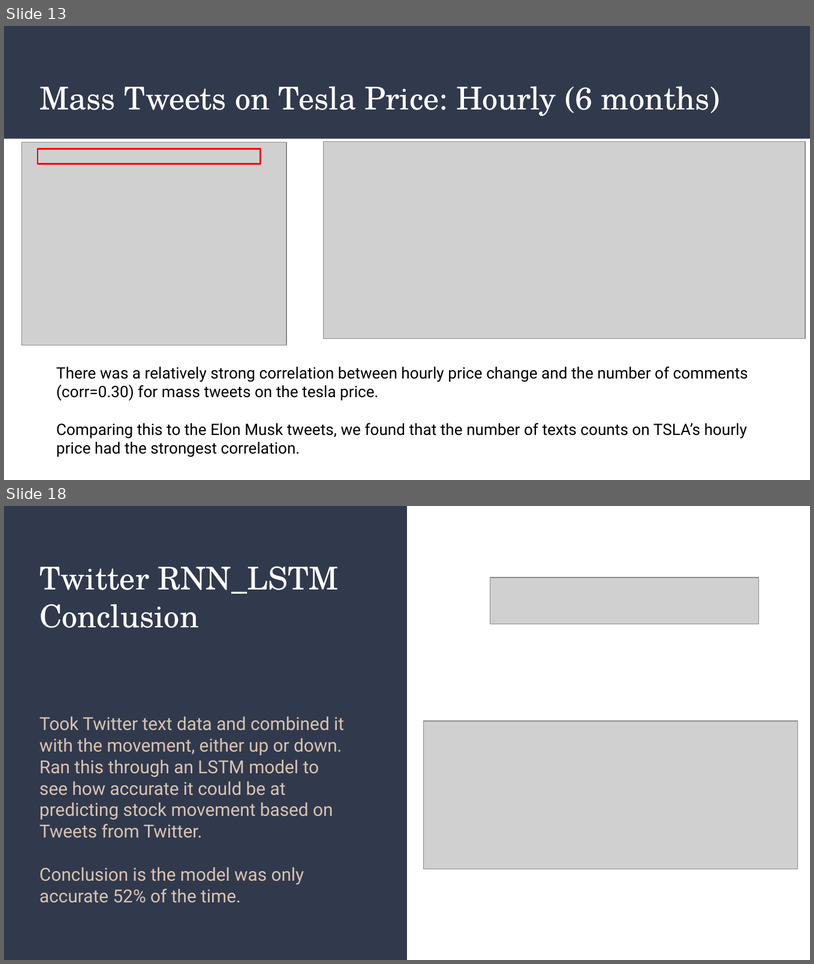
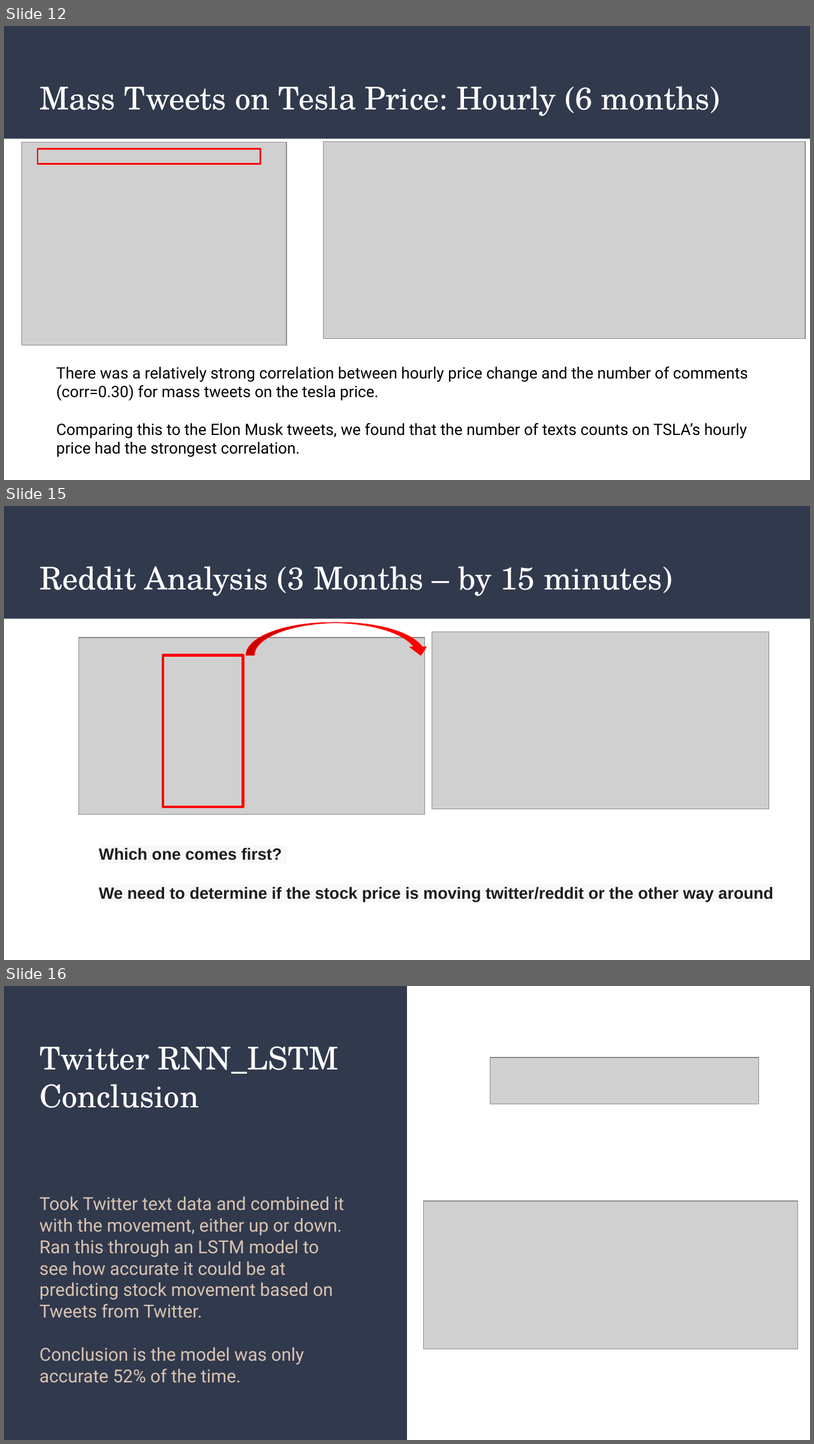
Before and after one commit to coolwonny/SNS-sentiment-and-stock-price-movement, a slide deck: Project_Presentation.pptx. Shown one above the other, each under a label of ours: slides 13 and 18 before the commit, slides 12, 15 and 16 after it; the slides between them are not shown. The pictures are 814x964 and 814x1444 pixels, drawn with LibreOffice and Linux fonts; fonts in the diff are those of the drawing; grey boxes stand for pictures. Boxes give left, top, right and bottom in pixels: in the first picture for what was removed or moved away, otherwise in the second. Text is boxed around its words. In the diff, an @@ line names an element or a change of style, - is before the commit and + after.

```diff
--- a/Project_Presentation.pptx
+++ b/Project_Presentation.pptx
@@ slide 15 added at (x1=4, y1=506, x2=810, y2=960), background #FFFFFF; not listed: 1 template element that a slide beside it also shows @@
@@ title added at (x1=39, y1=566, x2=673, y2=596), 28 pt, text #FFFFFF @@
+Reddit Analysis (3 Months – by 15 minutes)
@@ curved down arrow added at (x1=246, y1=623, x2=429, y2=655), fill #FF0000, outline #FF0000 0.75 pt @@
@@ picture added at (x1=79, y1=637, x2=425, y2=814) @@
@@ picture added at (x1=432, y1=632, x2=769, y2=808) @@
@@ rectangle added at (x1=163, y1=655, x2=243, y2=807), outline #FF0000 2.25 pt @@
@@ text added at (x1=99, y1=847, x2=774, y2=901), 14.5 pt, text #1D1C1D, bold @@
+Which one comes first?
+We need to determine if the stock price is moving twitter/reddit or the other way around
@@ what was slide 13 is now slide 12 @@
@@ what was slide 18 is now slide 16 @@
```
Also in this commit, not shown: 7 slides changed, 2 other slides added, 3 slides removed.
